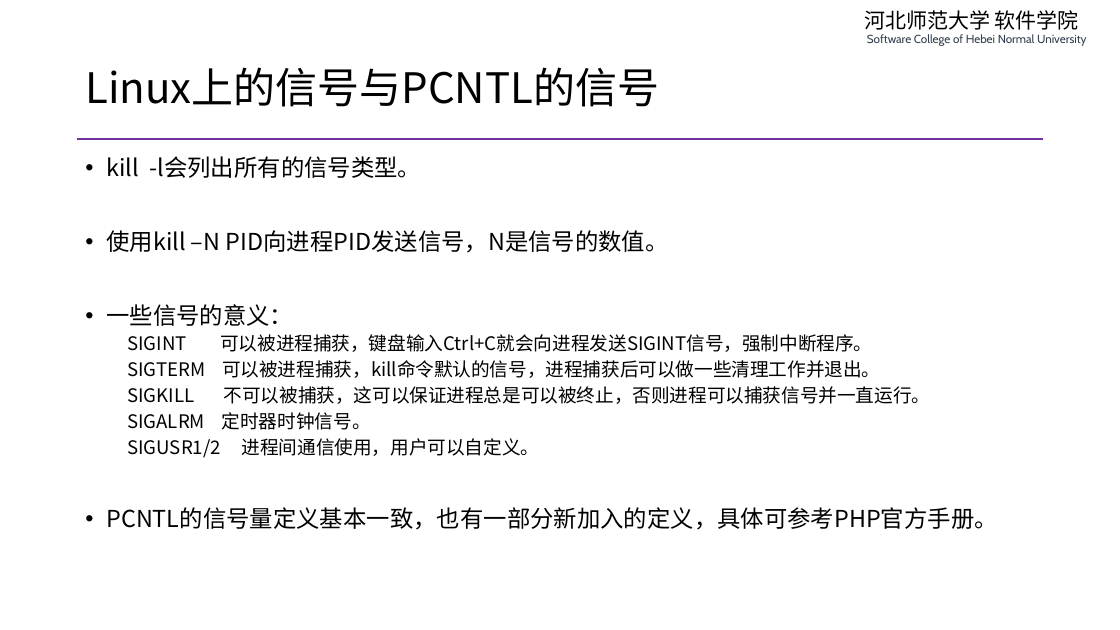
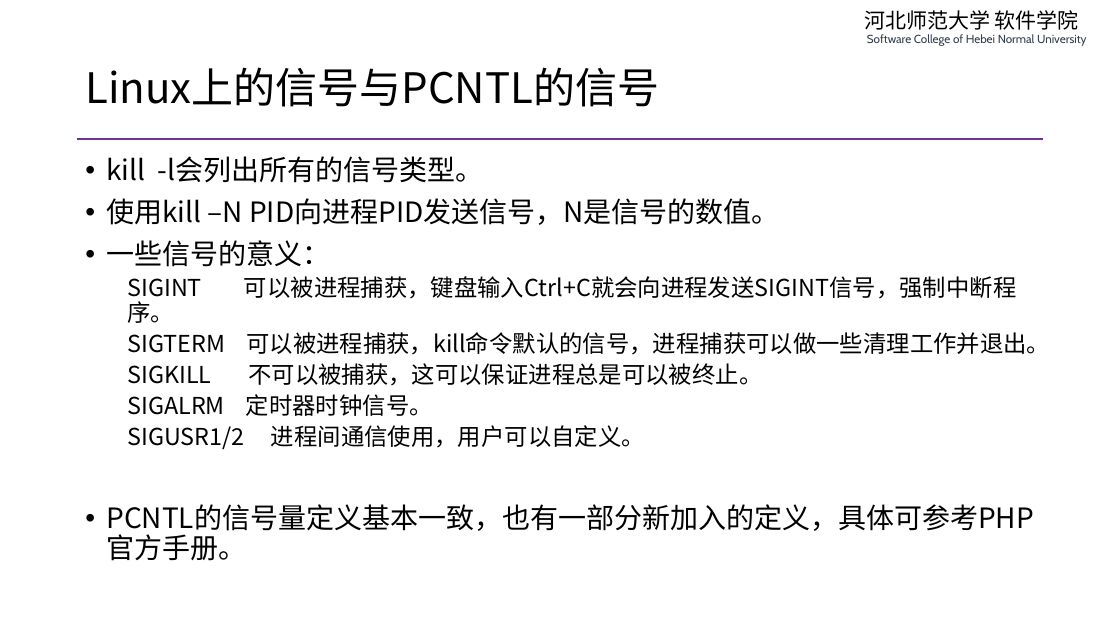
Before and after one commit to edu2act/course-php-serverside-development-on-linux, a slide deck: slide 11 of materials/slides/ch06-php-process-control.pptx. Drawn at 1120x630 pixels with LibreOffice and Linux fonts; fonts in the diff are those of the drawing. Boxes give left, top, right and bottom in pixels: in the first picture for what was removed or moved away, otherwise in the second. Text is boxed around its words. In the diff, an @@ line names an element or a change of style, - is before the commit and + after.

```diff
--- a/materials/slides/ch06-php-process-control.pptx
+++ b/materials/slides/ch06-php-process-control.pptx
@@ text at bbox=[106, 156, 1034, 561]: size 20 to 24 pt in "kill -l会列出所有的信号类型。", "使用kill –N PID向进程PID发送信号，N是信号的数值。", "一些信号的意义：", "PCNTL的信号量定义基本一致，也有一部分新加入的定义，具体可参考PHP官方手册。"; size 16 to 20 pt in "SIGINT 可以被进程捕获，键盘输入Ctrl+C就会向进程发送SIGINT信号，强制中断程序。", "SIGALRM 定时器时钟信号。", "SIGUSR1/2 进程间通信使用，用户可以自定义。" @@
@@ text at bbox=[127, 332, 1050, 386]: text changed; size 16 to 20 pt @@
-  SIGTERM 可以被进程捕获，kill命令默认的信号，进程捕获后可以做一些清理工作并退出。
-  SIGKILL 不可以被捕获，这可以保证进程总是可以被终止，否则进程可以捕获信号并一直运行。
+  SIGTERM 可以被进程捕获，kill命令默认的信号，进程捕获可以做一些清理工作并退出。
+  SIGKILL 不可以被捕获，这可以保证进程总是可以被终止。
```
Also in this commit, not shown: 7 other slides changed, 3 other files.
